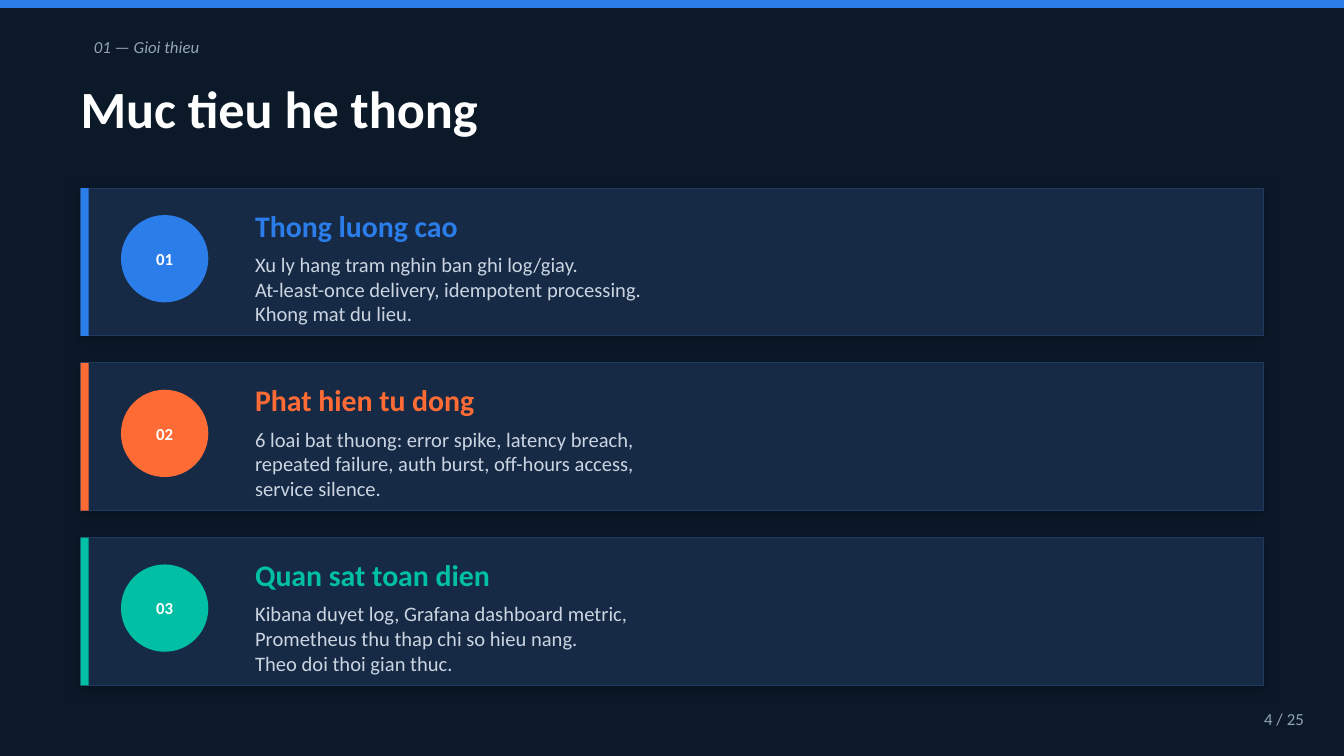
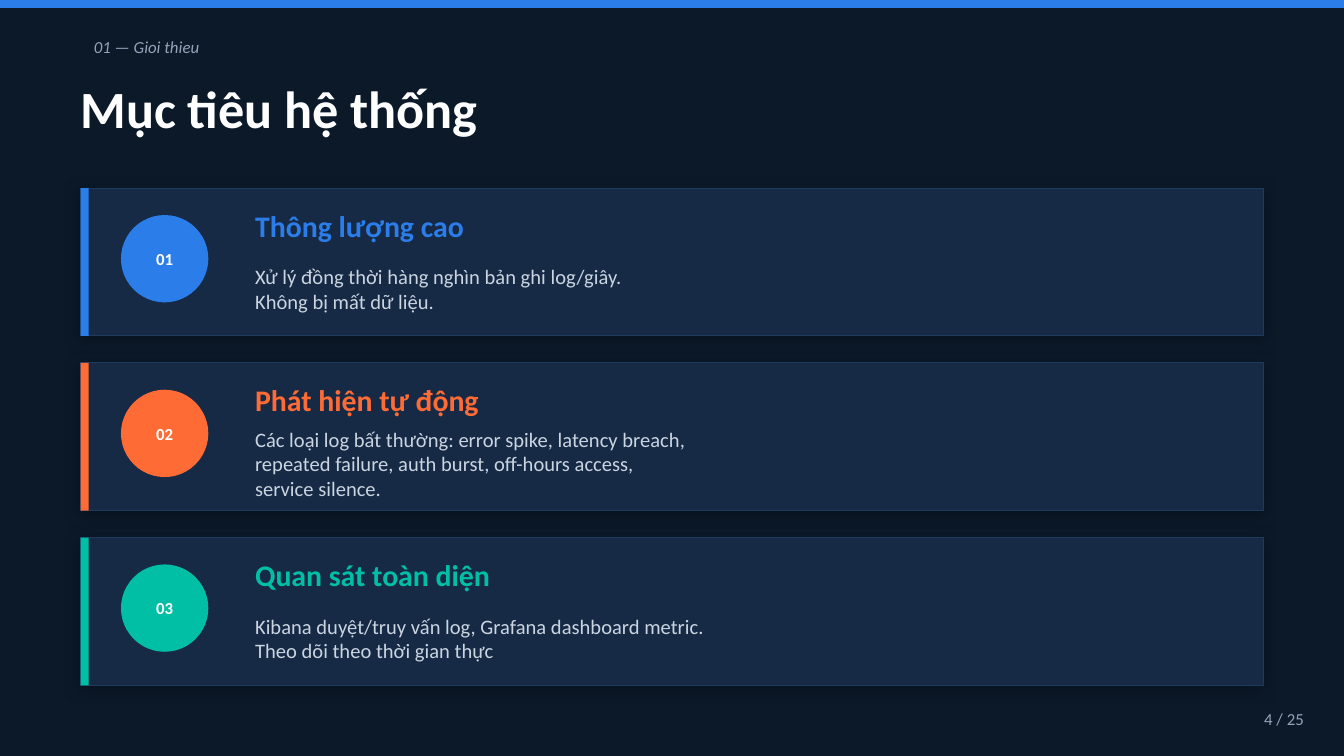
Before and after one commit to tienlamict/log-analytics-and-anomaly-detection, a slide deck: slide 4 of docs/presentation.pptx. Drawn at 1344x756 pixels with LibreOffice and Linux fonts; fonts in the diff are those of the drawing. Boxes give left, top, right and bottom in pixels: in the first picture for what was removed or moved away, otherwise in the second. Text is boxed around its words. In the diff, an @@ line names an element or a change of style, - is before the commit and + after.

```diff
--- a/docs/presentation.pptx
+++ b/docs/presentation.pptx
@@ text at <box>81,88,478,138</box>: text changed @@
-Muc tieu he thong
+Mục tiêu hệ thống
@@ text at <box>255,216,464,243</box>: text changed @@
-Thong luong cao
+Thông lượng cao
@@ text at <box>255,268,622,313</box>: text changed @@
-Xu ly hang tram nghin ban ghi log/giay.
-At-least-once delivery, idempotent processing.
-Khong mat du lieu.
+Xử lý đồng thời hàng nghìn bản ghi log/giây.
+Không bị mất dữ liệu.
@@ text at <box>255,390,479,417</box>: text changed @@
-Phat hien tu dong
+Phát hiện tự động
@@ text at <box>255,431,684,451</box>: text changed @@
-6 loai bat thuong: error spike, latency breach,
+Các loại log bất thường: error spike, latency breach,
@@ text at <box>255,565,490,591</box>: text changed @@
-Quan sat toan dien
+Quan sát toàn diện
@@ text at <box>255,618,703,662</box>: text changed @@
-Kibana duyet log, Grafana dashboard metric,
-Prometheus thu thap chi so hieu nang.
-Theo doi thoi gian thuc.
+Kibana duyệt/truy vấn log, Grafana dashboard metric.
+Theo dõi theo thời gian thực
```
Also in this commit, not shown: 16 other slides changed, 3 slides added, 8 slides removed.
